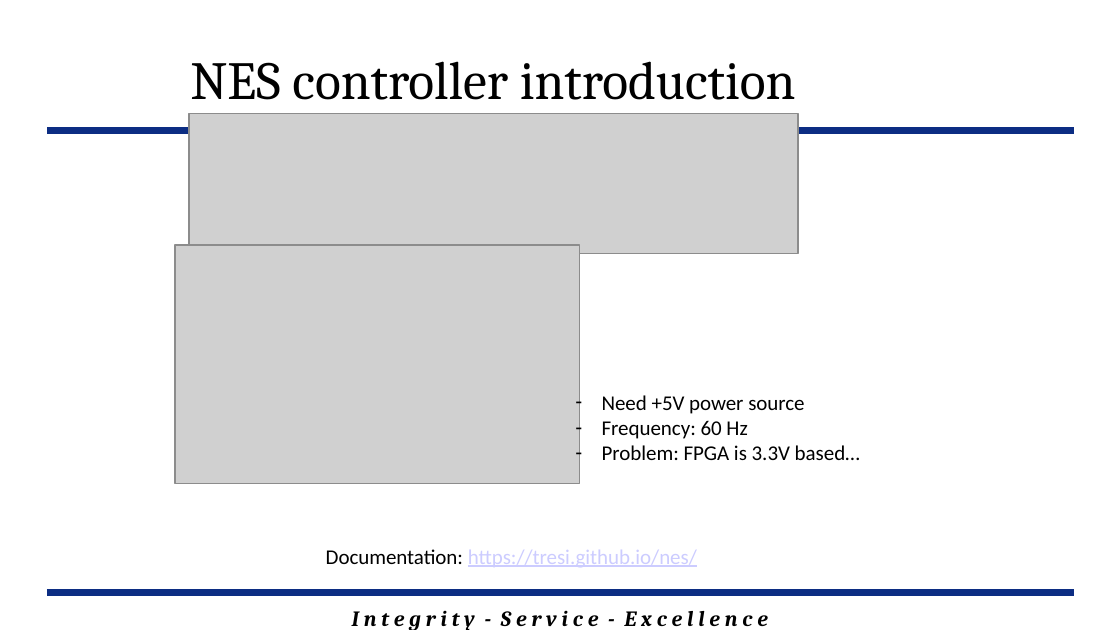
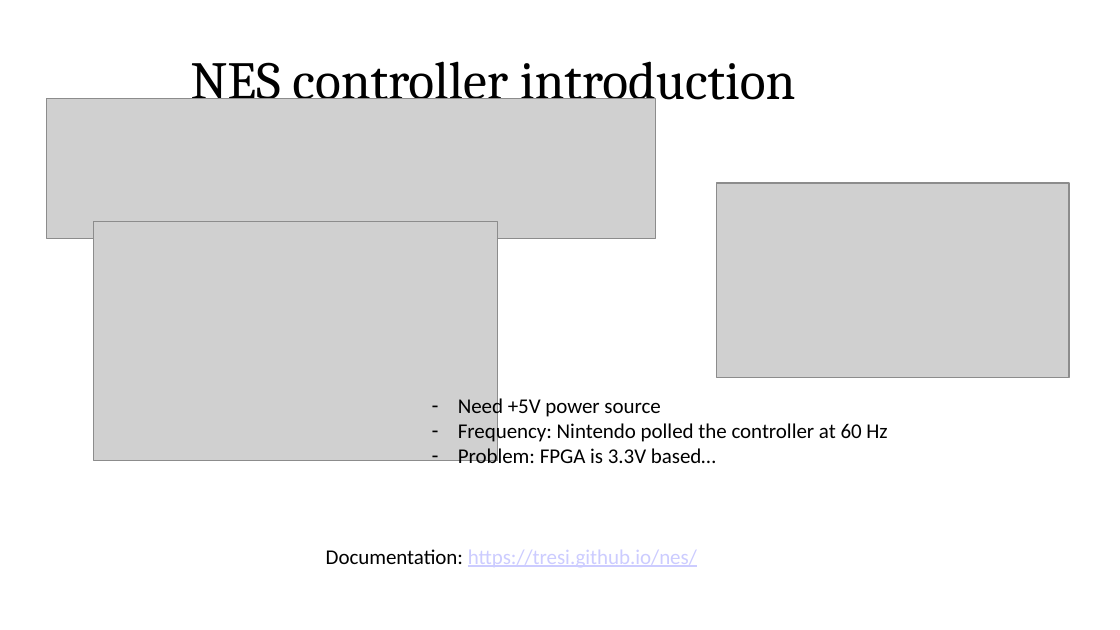
Before and after one commit to GeorgeYork/ECE383_web, a slide deck: slide 1 of datasheets/NES controller hints.pptx. Drawn at 1120x630 pixels with LibreOffice and Linux fonts; fonts in the diff are those of the drawing; grey boxes stand for pictures; background and template pictures are left out. Boxes give left, top, right and bottom in pixels: in the first picture for what was removed or moved away, otherwise in the second. Text is boxed around its words. In the diff, an @@ line names an element or a change of style, - is before the commit and + after.

```diff
--- a/datasheets/NES controller hints.pptx
+++ b/datasheets/NES controller hints.pptx
@@ picture: place and size @@
-picture at [189, 113, 799, 253]
+picture at [47, 99, 656, 239]
@@ line removed from (47, 130) to (1074, 130) @@
@@ picture added at [717, 183, 1070, 377] @@
@@ picture: place and size @@
-picture at [175, 245, 579, 484]
+picture at [93, 222, 497, 460]
@@ text "Need +5V power source": place and size @@
-text "Need +5V power source" at [602, 395, 860, 460]
+text "Need +5V power source" at [458, 396, 887, 463]
@@ text at [458, 421, 887, 445]: text changed @@
-– Frequency: 60 Hz
+– Frequency: Nintendo polled the controller at 60 Hz
@@ line removed from (47, 592) to (1074, 592) @@
@@ text removed at [352, 611, 768, 630] @@
-I n t e g r i t y - S e r v i c e - E x c e l l e n c e
```
Also in this commit, not shown: 7 other slides changed, 1 slide removed.
